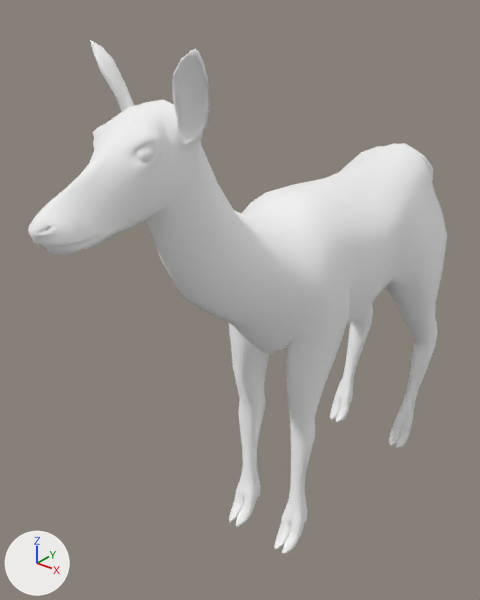
What one commit did to the glTF model apps/client/src/props/art-study/source-natural-deer/natural-deer-clear-motion.glb.
One viewpoint serves both versions: a 50 mm lens placed at (0.918, -1.378, 1.555), pointed at (-0.12, -0.081, 0.751). Every picture has the same lights, and +X, +Y and +Z are marked at lower left. The first picture is the older version. Where no turn or scale is listed for an object, it has been applied to the vertices.

In view in the first picture: 'Body', 'Eyes', 'Head'.
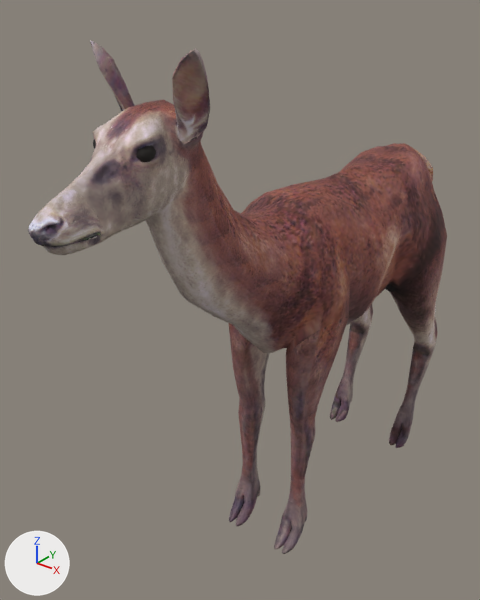
Boxes (x1, y1, x2, y2) around the edits, measured in the pictures (480 x 600 px):
'Body', recoloured (white to brown): (145, 142, 447, 554) in both
'Head', recoloured (darker): (28, 40, 210, 255) in both
'Eyes', recoloured (white to black): (93, 140, 156, 162) in both

Diff of the bpy script that builds the scene:
```diff
--- a/apps/client/src/props/art-study/source-natural-deer/natural-deer-clear-motion.glb.py
+++ b/apps/client/src/props/art-study/source-natural-deer/natural-deer-clear-motion.glb.py
@@ img_doe_head @@
+img_doe_head = load_image('doe-head', '_unpacked/doe-head', 512, 512, 'sRGB')
@@ img_doe_body @@
+img_doe_body = load_image('doe-body', '_unpacked/doe-body', 512, 512, 'sRGB')
@@ mat_deer_head_albedo @@
+mat_deer_head_albedo = principled_material('deer head albedo')
+mat_deer_head_albedo.texture = img_doe_head
+mat_deer_head_albedo.roughness = 0.9
@@ mat_deer_eye_albedo @@
+mat_deer_eye_albedo = principled_material('deer eye albedo')
+mat_deer_eye_albedo.base_color = (0.015, 0.012, 0.01)  # black #211d19
+mat_deer_eye_albedo.roughness = 0.9
@@ mat_deer_body_albedo @@
+mat_deer_body_albedo = principled_material('deer body albedo')
+mat_deer_body_albedo.texture = img_doe_body
+mat_deer_body_albedo.roughness = 0.9
@@ me_cylinder @@
 me_cylinder.from_pydata(...)  # 1561 vertices, 3104 faces; spans x -0.195..0.195, y -0.928..0.382, z -0.732..0.605
-me_cylinder.materials.append(mat_body)  # white #ffffff
+me_cylinder.materials.append(mat_deer_body_albedo)  # picture img_doe_body
@@ me_cylinder_001 @@
 me_cylinder_001.from_pydata(...)  # 50 vertices, 80 faces; spans x -0.0748..0.0748, y -0.9904..-0.9535, z 0.5215..0.5607
-me_cylinder_001.materials.append(mat_eye)  # white #ffffff
+me_cylinder_001.materials.append(mat_deer_eye_albedo)  # black #211d19
@@ me_cylinder_002 @@
 me_cylinder_002.from_pydata(...)  # 830 vertices, 1600 faces; spans x -0.135..0.135, y -1.189..-0.839, z 0.385..0.715
-me_cylinder_002.materials.append(mat_head)  # white #ffffff
+me_cylinder_002.materials.append(mat_deer_head_albedo)  # picture img_doe_head
```
